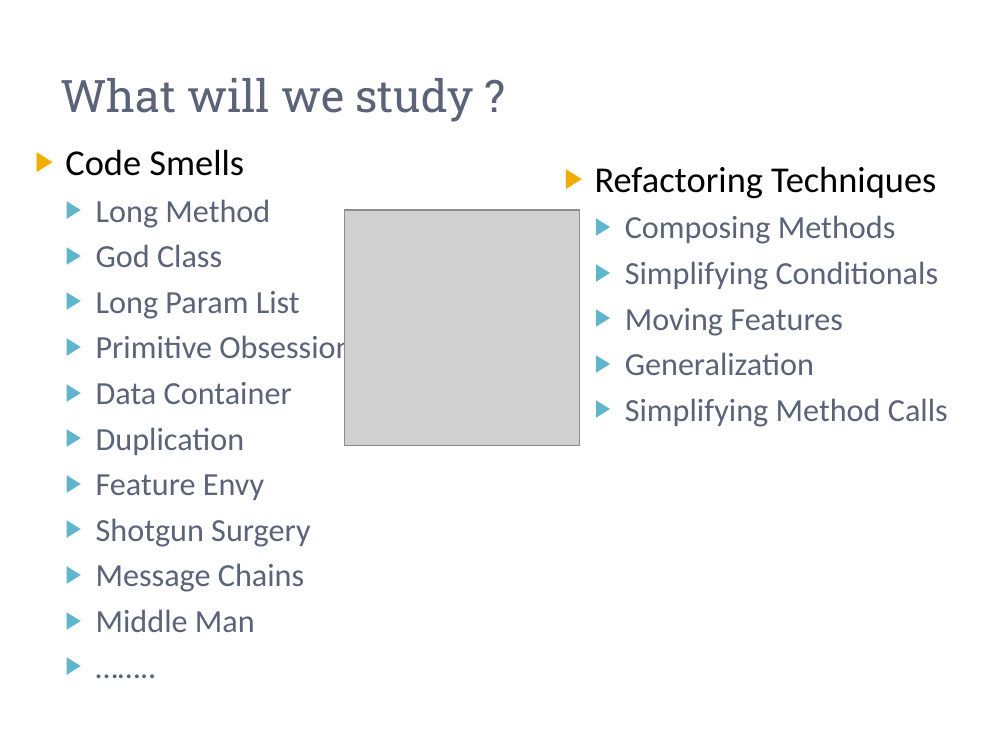
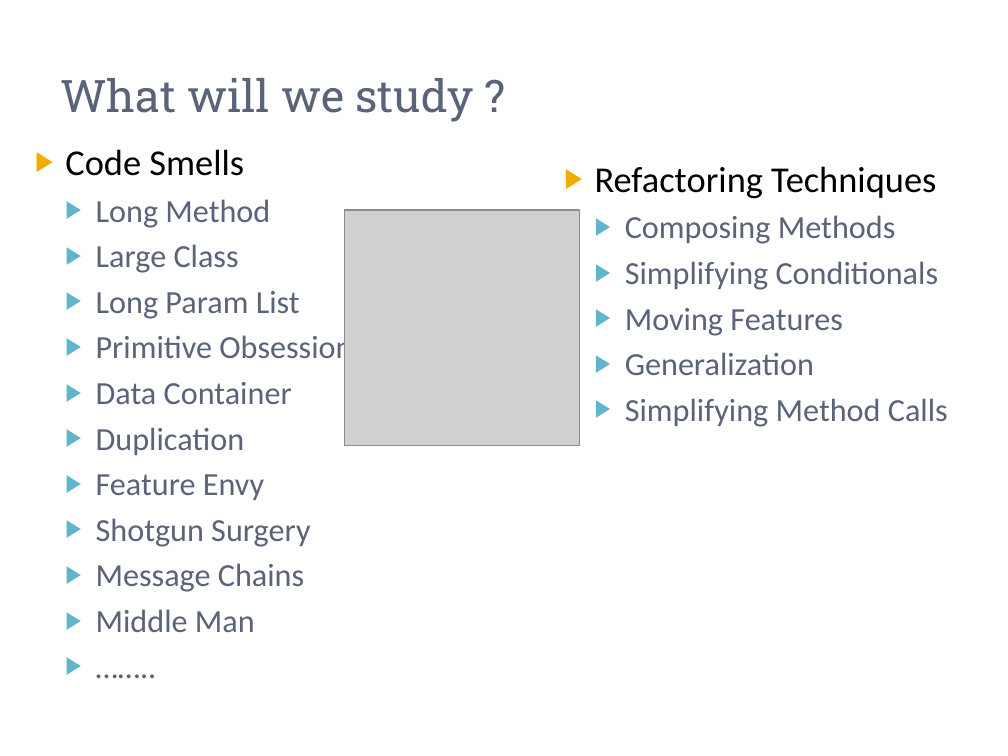
Before and after one commit to zarras/mye004-slides, a slide deck: slide 4 of soft-dev-2-intro.pptx. Drawn at 1008x756 pixels with LibreOffice and Linux fonts; fonts in the diff are those of the drawing; grey boxes stand for pictures. Boxes give left, top, right and bottom in pixels: in the first picture for what was removed or moved away, otherwise in the second. Text is boxed around its words. In the diff, an @@ line names an element or a change of style, - is before the commit and + after.

```diff
--- a/soft-dev-2-intro.pptx
+++ b/soft-dev-2-intro.pptx
@@ text at [96, 244, 239, 273]: text changed @@
-  ▶ God Class
+  ▶ Large Class
```
Also in this commit, not shown: 1 other slide changed, 4 slides removed, 5 other files.
